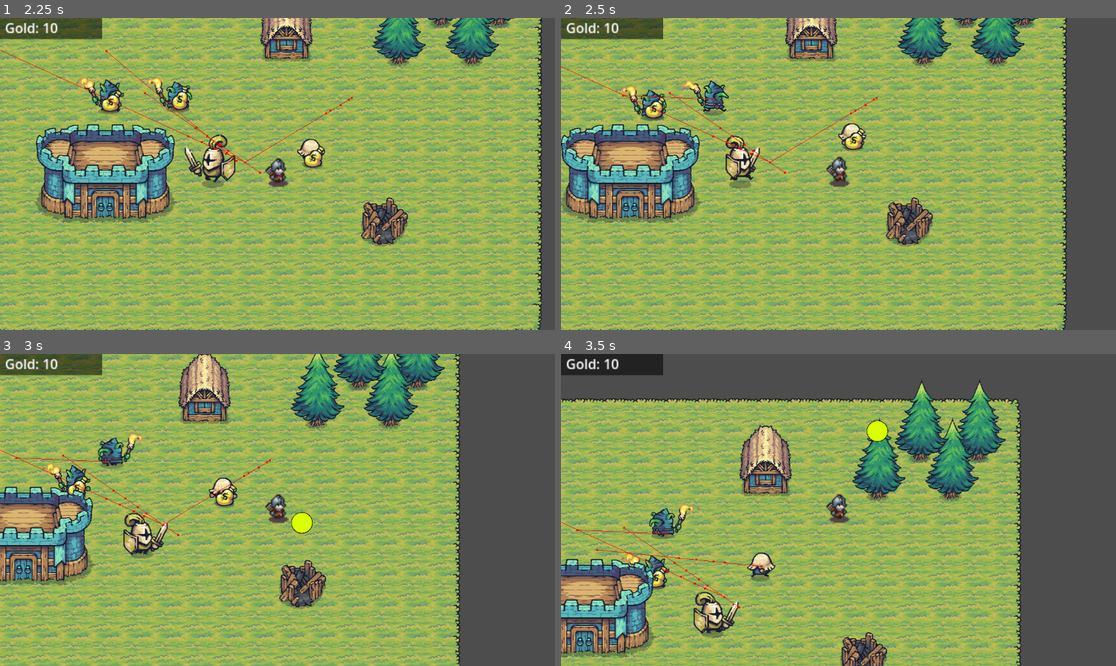
Above: before the commit, frames 1-4 (two rows, left to right).
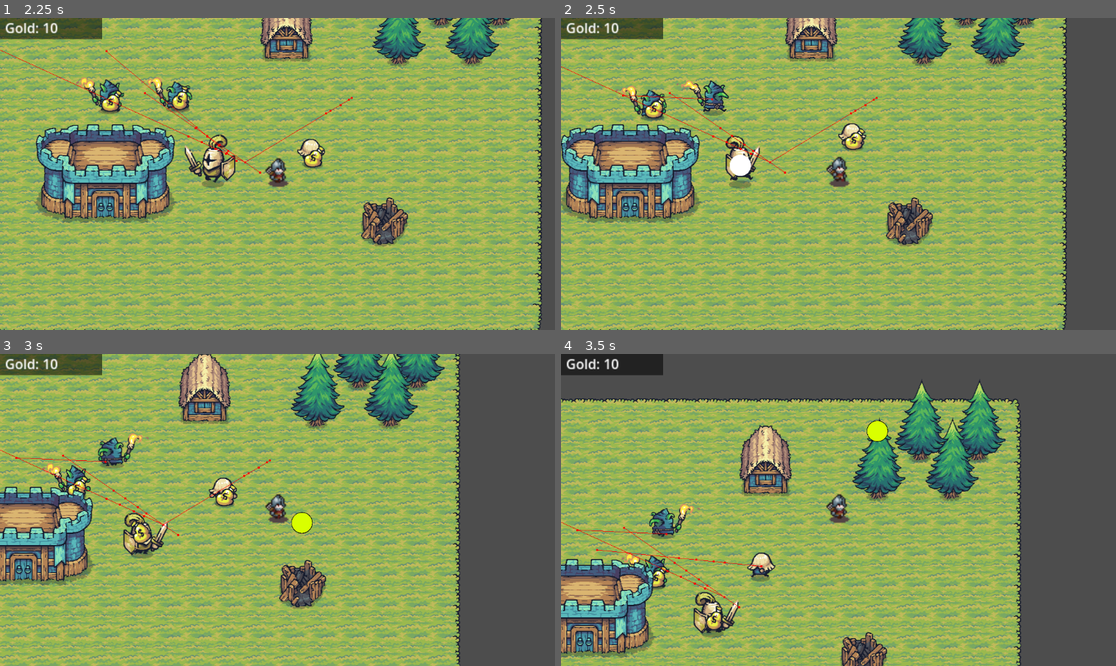
Above: after the commit, the same moments.

Repository: achotai2/battle-game-2D-proto
Game: Godot game, scene res://Scenes/main.tscn
Same seed, same stepped clock (60 frames per second), same inputs: the game is played once before the commit and once after it.
Inputs (mouse positions are in pixels of both pictures, inside the frame that each line leads up to):
- Up to frame 1 (2.25 s): move the mouse to (399, 158) at 0.52 s; hold Right (move_right) 0.53-1.28 s; tap Ctrl (attack) at 0.6 s; move the mouse to (166, 189) at 1.27 s; hold S (move_down) 1.28-2.03 s; click (166, 189) at 1.35 s; move the mouse to (333, 105) at 2.02 s; hold Right (move_right) from 2.03 s (still down); tap Space (interact) at 2.1 s
- Up to frame 2 (2.5 s): keep holding Right (move_right)
- Up to frame 3 (3 s): move the mouse to (249, 572) at 2.77 s; release Right (move_right) at 2.78 s; hold W (move_up) from 2.78 s (still down); tap Ctrl (attack) at 2.85 s
- Up to frame 4 (3.5 s): keep holding W (move_up)

Frame 1 is identical in both runs. In frame 2, 0.2% of the frame differs, in the area x 30-35%, y 43-51%; in frame 3, 0.2%; in frame 4, 0.1%.

Commit message:
Reordered.

Diff:
--- a/Scenes/Units/lord.tscn
+++ b/Scenes/Units/lord.tscn
@@ -29,6 +29,11 @@
 tactical = NodePath("TacticalLord")
 gold = NodePath("GoldHolder")
 current_role = &"lord"
+
+[node name="AnimatedSprite2D" type="AnimatedSprite2D" parent="." groups=["Interactable", "Lord", "Minions"]]
+scale = Vector2(1.1770834, 1.1770834)
+sprite_frames = ExtResource("11_pu4ol")
+animation = &"walk"
 
 [node name="CollisionShape2D" type="CollisionShape2D" parent="."]
 shape = SubResource("CapsuleShape2D_ta2g1")
@@ -77,11 +82,6 @@
 
 [node name="GoldHolder" parent="." instance=ExtResource("11_ljm1k")]
 
-[node name="AnimatedSprite2D" type="AnimatedSprite2D" parent="." groups=["Interactable", "Lord", "Minions"]]
-scale = Vector2(1.1770834, 1.1770834)
-sprite_frames = ExtResource("11_pu4ol")
-animation = &"walk"
-
 [node name="TacticalLord" type="Node" parent="." node_paths=PackedStringArray("movement")]
 script = ExtResource("12_pu4ol")
 movement = NodePath("../AgentMovement")
